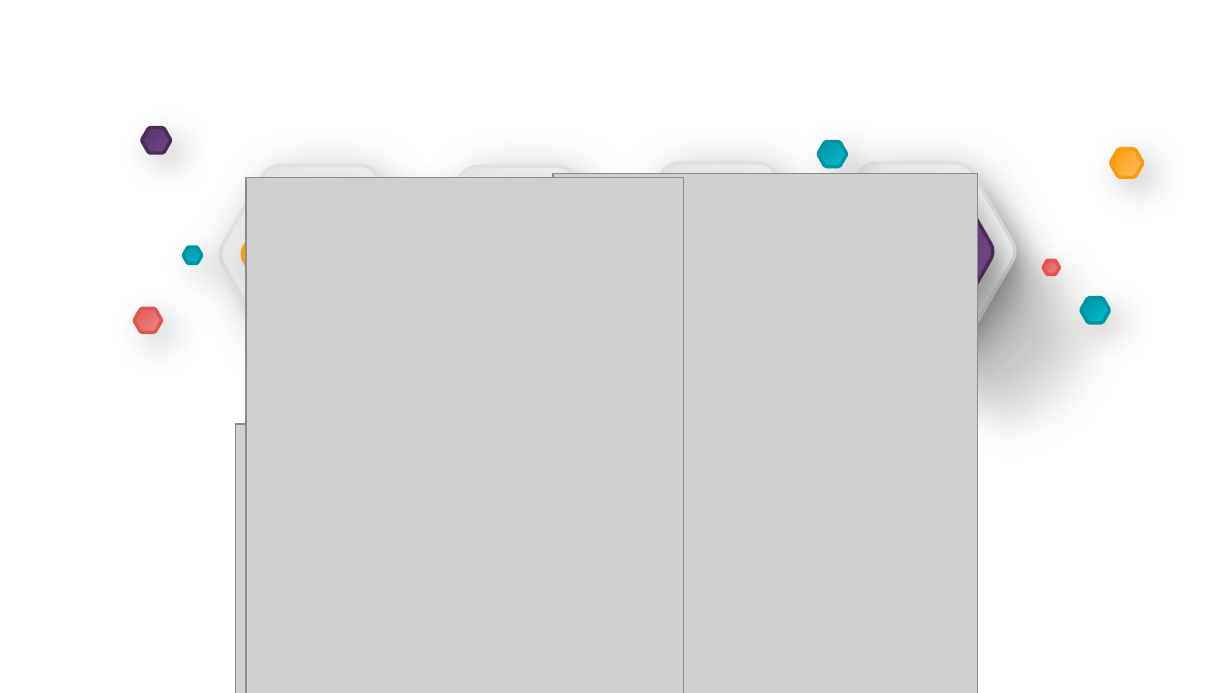
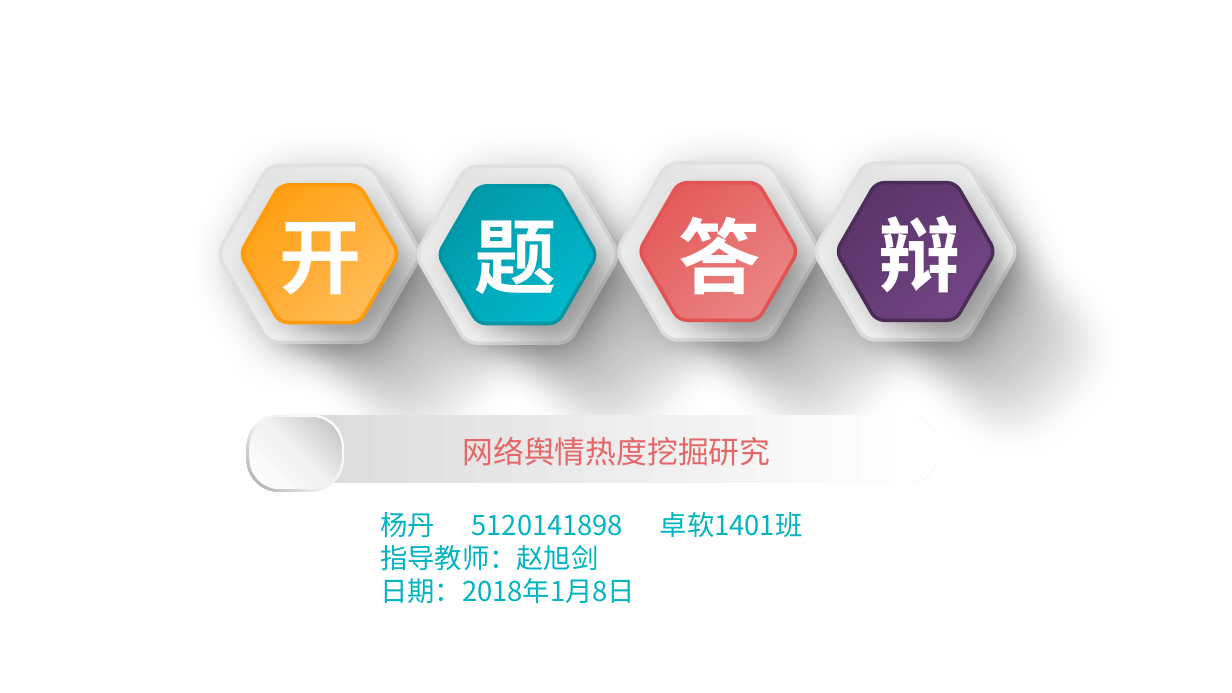
Before and after one commit to zhaobw61/Graduation-project, a slide deck: slide 1 of ppt/开题报告.pptx. Drawn at 1232x693 pixels with LibreOffice and Linux fonts; fonts in the diff are those of the drawing; grey boxes stand for pictures; background and template pictures are left out. Boxes give left, top, right and bottom in pixels: in the first picture for what was removed or moved away, otherwise in the second. Text is boxed around its words. In the diff, an @@ line names an element or a change of style, - is before the commit and + after.

```diff
--- a/ppt/开题报告.pptx
+++ b/ppt/开题报告.pptx
@@ freeform shape removed at (142, 128, 170, 154) @@
@@ freeform shape removed at (818, 142, 846, 166) @@
@@ freeform shape removed at (1110, 149, 1142, 177) @@
@@ picture removed at (246, 177, 684, 693) @@
@@ picture removed at (553, 174, 977, 693) @@
@@ text added at (280, 203, 362, 295), 48 pt, text #FFFFFF, bold @@
+开
@@ freeform shape removed at (402, 181, 428, 205) @@
@@ text added at (475, 220, 557, 294), 48 pt, text #FFFFFF, bold @@
+题
@@ text added at (678, 217, 760, 295), 48 pt, text #FFFFFF, bold @@
+答
@@ freeform shape removed at (184, 248, 202, 264) @@
@@ freeform shape removed at (1044, 260, 1060, 275) @@
@@ freeform shape removed at (1080, 298, 1109, 323) @@
@@ freeform shape removed at (134, 308, 161, 333) @@
@@ freeform shape removed at (590, 346, 618, 372) @@
@@ freeform shape removed at (792, 344, 818, 367) @@
@@ rounded rectangle added at (250, 418, 342, 489), fill gradient #FFFFFF to #F2F2F2 to #BFBFBF @@
@@ picture removed at (235, 424, 634, 693) @@
@@ text at (380, 545, 635, 604): paragraphs added @@
+指导教师：赵旭剑
+日期：2018年1月8日
```
Also in this commit, not shown: 11 other slides changed, 3 slides removed, 5 other files.
